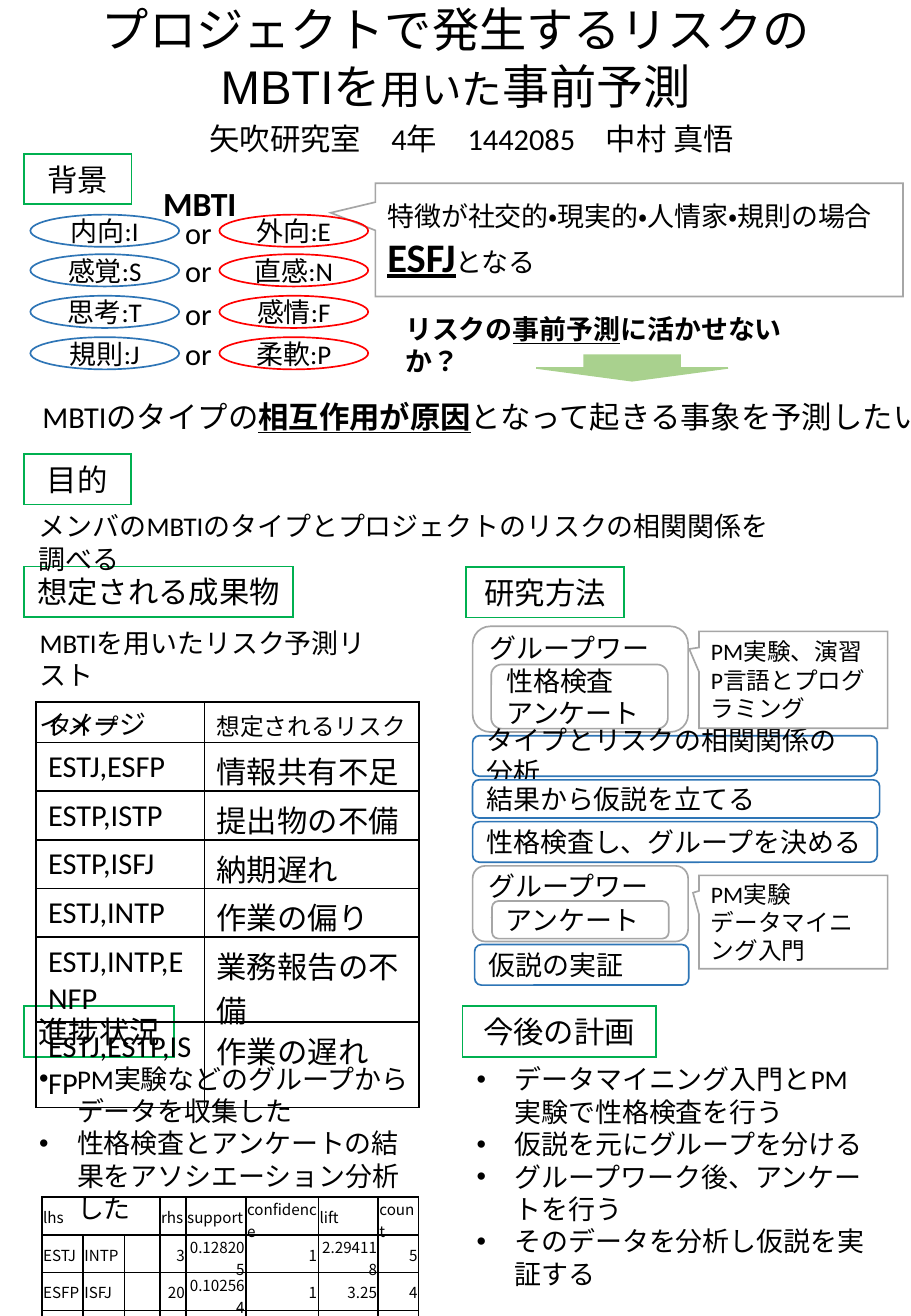
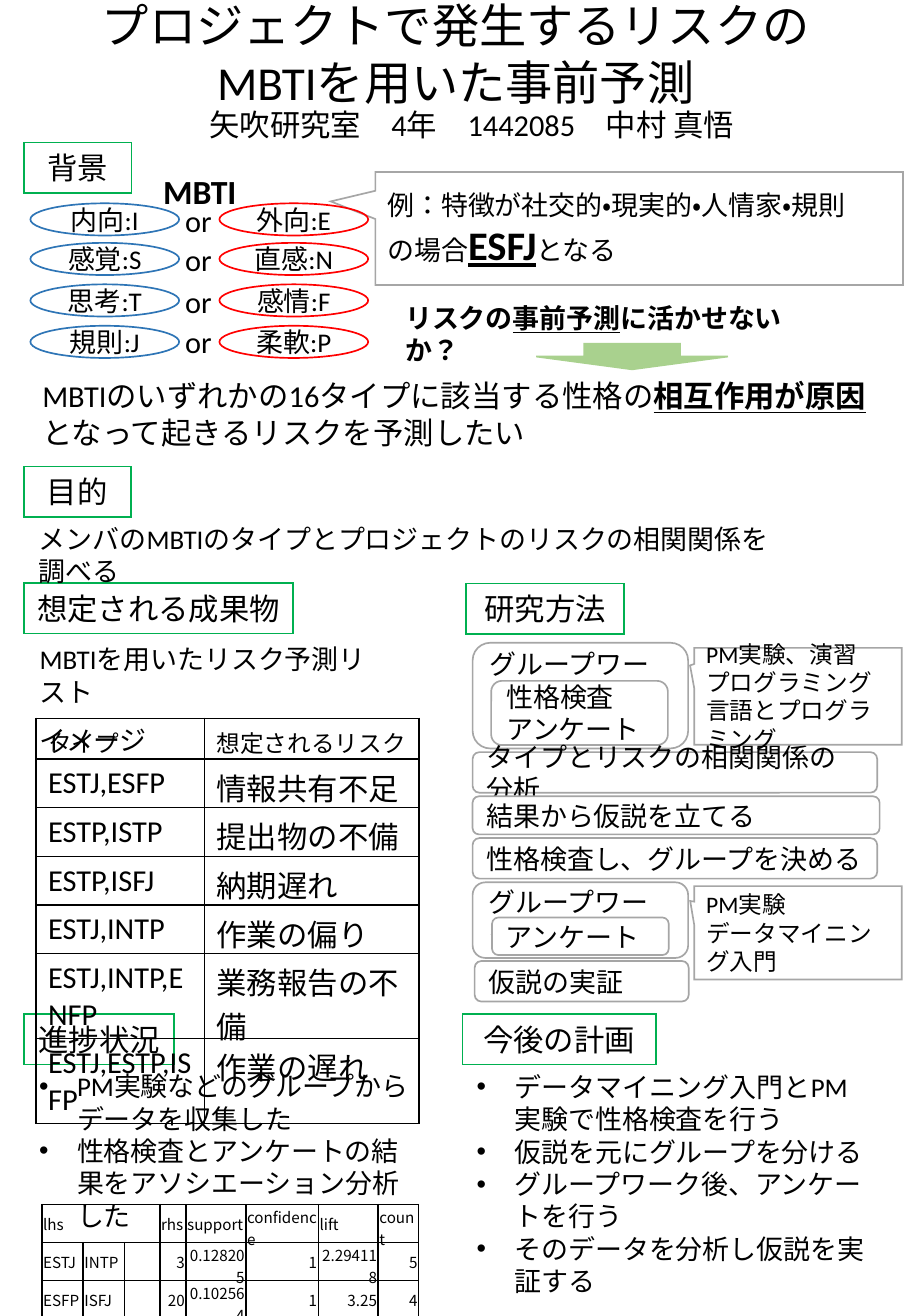
Before and after one commit to keimatsui/kadai, a slide deck: slide 1 of 卒業論文/2016/中村真悟/中間発表/卒論中間発表ポスター.pptx. Drawn at 911x1316 pixels with LibreOffice and Linux fonts; fonts in the diff are those of the drawing. Boxes give left, top, right and bottom in pixels: in the first picture for what was removed or moved away, otherwise in the second. Text is boxed around its words. In the diff, an @@ line names an element or a change of style, - is before the commit and + after.

Commit message:
2回目訂正

```diff
--- a/卒業論文/2016/中村真悟/中間発表/卒論中間発表ポスター.pptx
+++ b/卒業論文/2016/中村真悟/中間発表/卒論中間発表ポスター.pptx
@@ rounded rectangle "プロジェクトで発生するリスクの MBTIを用いた事前予測": place and size @@
-rounded rectangle "プロジェクトで発生するリスクの MBTIを用いた事前予測" at (66, 6, 845, 107)
+rounded rectangle "プロジェクトで発生するリスクの MBTIを用いた事前予測" at (66, 2, 845, 103)
@@ rounded rectangle "プロジェクトで発生するリスクの MBTIを用いた事前予測" at (66, 2, 845, 103): size 24 to 28 pt in "MBTIを用いた事前予測"; font Arial to Calibri @@
@@ subtitle "矢吹研究室 4年 1442085 中村 真悟": place and size @@
-subtitle "矢吹研究室 4年 1442085 中村 真悟" at (209, 124, 734, 153)
+subtitle "矢吹研究室 4年 1442085 中村 真悟" at (209, 110, 734, 139)
@@ text in speech box at (387, 192, 845, 263): text changed @@
-特徴が社交的・現実的・人情家・規則の場合
-ESFJとなる
+例：特徴が社交的・現実的・人情家・規則
+の場合ESFJとなる
@@ text "or": place and size @@
-text "or" at (185, 267, 212, 283)
+text "or" at (185, 256, 212, 272)
@@ 8 ellipses, 5 texts, 1 rectangle, 1 speech box, 1 down arrow: place and size @@
-8 ellipses, 5 texts, 1 rectangle, 1 speech box, 1 down arrow at (24, 154, 902, 380)
+8 ellipses, 5 texts, 1 rectangle, 1 speech box, 1 down arrow at (24, 142, 902, 369)
@@ text at (42, 402, 911, 433): text changed @@
-MBTIのタイプの相互作用が原因となって起きる事象を予測したい
+MBTIのいずれかの16タイプに該当する性格の相互作用が原因となって起きるリスクを予測したい
@@ 3 rectangles, 1 text: place and size @@
-3 rectangles, 1 text at (23, 454, 768, 1057)
+3 rectangles, 1 text at (23, 466, 768, 1065)
@@ speech box "PM実験、演習 プログラミング言語とプログラミング" at (695, 647, 902, 745): proportions changed @@
@@ speech box "PM実験、演習 プログラミング言語とプログラミング": place and size @@
-speech box "PM実験、演習 プログラミング言語とプログラミング" at (698, 632, 887, 729)
+speech box "PM実験、演習 プログラミング言語とプログラミング" at (695, 647, 902, 745)
@@ text in speech box at (706, 643, 872, 754): text changed @@
-PM実験、演習
-P言語とプログラミング
+PM実験、演習
+プログラミング言語とプログラミング
@@ 8 rounded rectangles, 2 rectangles, 1 text, 1 table: place and size @@
-8 rounded rectangles, 2 rectangles, 1 text, 1 table at (23, 566, 879, 1075)
+8 rounded rectangles, 2 rectangles, 1 text, 1 table at (23, 583, 879, 1092)
@@ outline #2E75B6 1 pt to #A5A5A5 1 pt in 4 elements at (473, 752, 877, 792), (475, 961, 689, 1001), (473, 838, 877, 878), (473, 797, 879, 834) @@
@@ speech box "PM実験 データマイニング入門": place and size @@
-speech box "PM実験 データマイニング入門" at (698, 876, 887, 969)
+speech box "PM実験 データマイニング入門" at (695, 885, 902, 979)
@@ speech box "PM実験 データマイニング入門" at (695, 885, 902, 979): proportions changed @@
@@ text "PM実験などのグループからデータを収集した": place and size @@
-text "PM実験などのグループからデータを収集した" at (77, 1130, 399, 1220)
+text "PM実験などのグループからデータを収集した" at (77, 1138, 399, 1228)
@@ text "データマイニング入門とPM実験で性格検査を行う": place and size @@
-text "データマイニング入門とPM実験で性格検査を行う" at (515, 1066, 865, 1286)
+text "データマイニング入門とPM実験で性格検査を行う" at (515, 1074, 865, 1293)
@@ table: place and size @@
-table at (43, 1196, 419, 1316)
+table at (43, 1205, 419, 1310)
```
